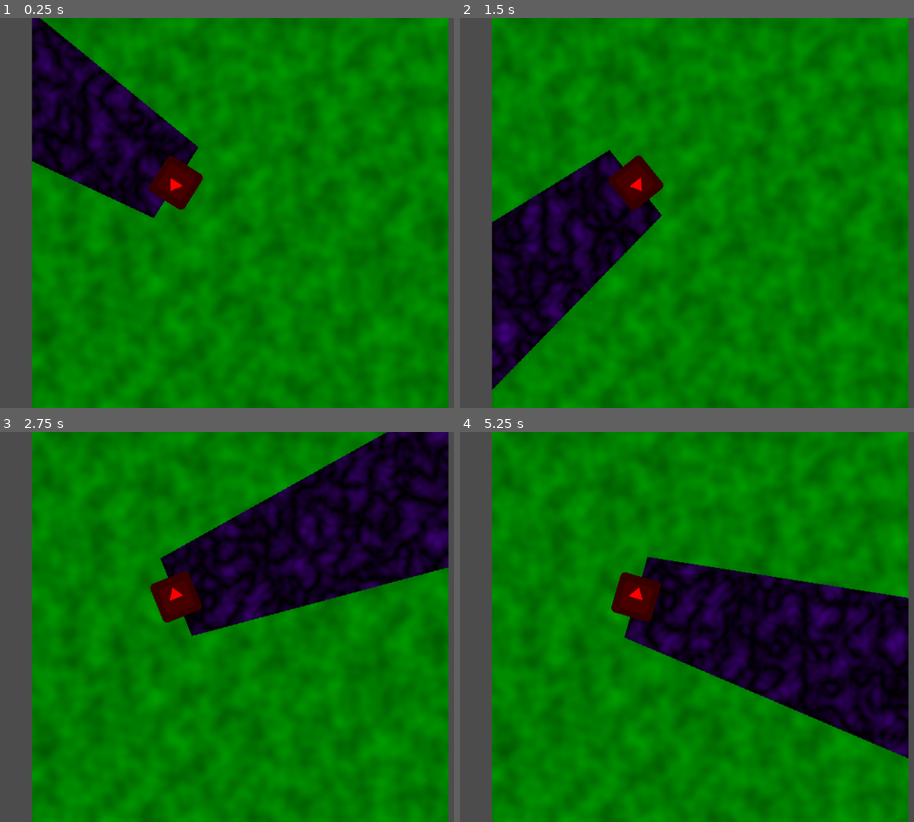
Above: before the commit, frames 1-4 (two rows, left to right).
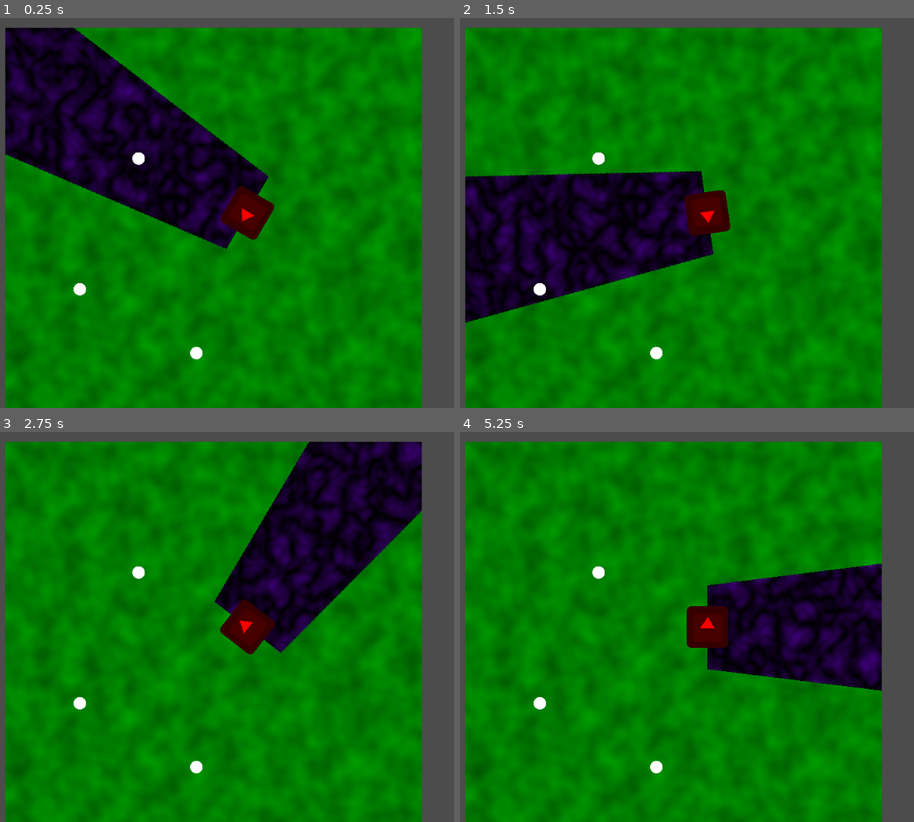
Above: after the commit, the same moments.

Repository: JohnMeadow1/SpaceJam2019
Game: Godot game, scene res://Sandbox.tscn
Same seed, same stepped clock (60 frames per second), same inputs: the game is played once before the commit and once after it. The engine's default icon, where the game draws it, is replaced by a stand-in: a white triangle on a blue panel in a dark square.
Inputs (mouse positions are in pixels of both pictures, inside the frame that each line leads up to):
- Up to frame 1 (0.25 s): no input
- Up to frame 2 (1.5 s): tap Enter at 0.5 s; move the mouse to (854, 193) at 0.52 s; tap Space at 1.25 s; move the mouse to (573, 232) at 1.27 s
- Up to frame 3 (2.75 s): tap Enter at 2 s; move the mouse to (313, 541) at 2.02 s
- Up to frame 4 (5.25 s): tap Space at 2.75, 4.25 s; move the mouse to (673, 705) at 2.77 s; tap Enter at 3.5 s; move the mouse to (909, 685) at 3.52 s; move the mouse to (505, 568) at 4.27 s; move the mouse to (741, 627) at 5.02 s

The runs differ from the first frame. In frame 1, 31% of the frame differs, in the area x 1-99%, y 0-100%; in frame 2, 33%; in frame 3, 33%; in frame 4, 34%.

Commit message:
Latarnie

Diff:
--- /dev/null
+++ b/Lantern.gd
@@ -0,0 +1,31 @@
+extends Area2D
+
+const CHARGE_MAX := 4.0
+
+onready var sprite: Sprite = $Sprite
+onready var dark: Node2D = $LightScale
+
+var dark_side_in: bool
+var charge_timer: float
+
+func _process(delta: float) -> void:
+	if dark_side_in:
+		charge_timer += delta
+
+		var c := 1 - charge_timer / CHARGE_MAX
+		sprite.modulate = Color(c, c, c)
+
+		if charge_timer >= CHARGE_MAX:
+			dark.show()
+	else:
+		charge_timer = 0
+		if not dark.visible:
+			sprite.modulate = Color.white
+
+func something_entered(body: Node) -> void:
+	if body.is_in_group("darkside"):
+		dark_side_in = true
+
+func something_exited(body: Node) -> void:
+	if body.is_in_group("darkside"):
+		dark_side_in = false
--- /dev/null
+++ b/Lantern.tscn
@@ -0,0 +1,50 @@
+[gd_scene load_steps=6 format=2]
+
+[ext_resource path="res://Lantern.gd" type="Script" id=1]
+[ext_resource path="res://Lantern.png" type="Texture" id=2]
+[ext_resource path="res://LightCircle.png" type="Texture" id=3]
+
+[sub_resource type="CircleShape2D" id=1]
+radius = 48.0
+
+[sub_resource type="Animation" id=2]
+resource_name = "Default"
+length = 2.0
+loop = true
+tracks/0/type = "value"
+tracks/0/path = NodePath("Light2D:scale")
+tracks/0/interp = 1
+tracks/0/loop_wrap = true
+tracks/0/imported = false
+tracks/0/enabled = true
+tracks/0/keys = {
+"times": PoolRealArray( 0, 1 ),
+"transitions": PoolRealArray( -2, -2 ),
+"update": 0,
+"values": [ Vector2( 1, 1 ), Vector2( 0.8, 0.8 ) ]
+}
+
+[node name="Lantern" type="Area2D"]
+position = Vector2( 474.67, 484.688 )
+script = ExtResource( 1 )
+
+[node name="Sprite" type="Sprite" parent="."]
+scale = Vector2( 0.3, 0.3 )
+texture = ExtResource( 2 )
+
+[node name="CollisionShape2D" type="CollisionShape2D" parent="."]
+shape = SubResource( 1 )
+
+[node name="LightScale" type="Node2D" parent="."]
+visible = false
+
+[node name="Light2D" type="Light2D" parent="LightScale"]
+texture = ExtResource( 3 )
+mode = 2
+
+[node name="AnimationPlayer" type="AnimationPlayer" parent="LightScale"]
+autoplay = "Default"
+playback_speed = 2.0
+anims/Default = SubResource( 2 )
+[connection signal="body_entered" from="." to="." method="something_entered"]
+[connection signal="body_exited" from="." to="." method="something_exited"]
--- a/Sandbox.tscn
+++ b/Sandbox.tscn
@@ -1,15 +1,16 @@
-[gd_scene load_steps=7 format=2]
+[gd_scene load_steps=9 format=2]
 
 [ext_resource path="res://TestDark.png" type="Texture" id=1]
 [ext_resource path="res://TestLight.png" type="Texture" id=2]
 [ext_resource path="res://icon.png" type="Texture" id=3]
 [ext_resource path="res://Flashlight.png" type="Texture" id=4]
+[ext_resource path="res://Lantern.tscn" type="PackedScene" id=5]
 
 [sub_resource type="CanvasItemMaterial" id=1]
 light_mode = 2
 
 [sub_resource type="GDScript" id=2]
-script/source = "extends Sprite
+script/source = "extends KinematicBody2D
 
 func _process(delta: float) -> void:
 	rotation = (get_global_mouse_position() - global_position).angle()
@@ -20,6 +21,9 @@
 
 	position += move.normalized() * 200 * delta
 "
+
+[sub_resource type="RectangleShape2D" id=3]
+extents = Vector2( 29.9979, 30.4397 )
 
 [node name="Sandbox" type="Node2D"]
 
@@ -32,13 +36,31 @@
 position = Vector2( 501.33, 303.726 )
 texture = ExtResource( 1 )
 
-[node name="Vader" type="Sprite" parent="."]
-modulate = Color( 1, 0, 0, 1 )
-position = Vector2( 402.263, 253.737 )
-texture = ExtResource( 3 )
+[node name="KinematicBody2D" type="KinematicBody2D" parent="." groups=[
+"darkside",
+]]
+position = Vector2( 553.007, 269.216 )
 script = SubResource( 2 )
 
-[node name="Light2D" type="Light2D" parent="Vader"]
+[node name="Vader" type="Sprite" parent="KinematicBody2D"]
+modulate = Color( 1, 0, 0, 1 )
+texture = ExtResource( 3 )
+
+[node name="Light2D" type="Light2D" parent="KinematicBody2D"]
 position = Vector2( 256, 0 )
 texture = ExtResource( 4 )
 mode = 2
+
+[node name="Camera2D" type="Camera2D" parent="KinematicBody2D"]
+current = true
+
+[node name="CollisionShape2D" type="CollisionShape2D" parent="KinematicBody2D"]
+shape = SubResource( 3 )
+
+[node name="Lantern" parent="." instance=ExtResource( 5 )]
+
+[node name="Lantern2" parent="." instance=ExtResource( 5 )]
+position = Vector2( 295.547, 386.502 )
+
+[node name="Lantern3" parent="." instance=ExtResource( 5 )]
+position = Vector2( 385.833, 185.34 )
Binary file added: Lantern.png
Not shown, added: Lantern.png.import
Binary file changed: LightCircle.png
Not shown, changed: .gitignore
